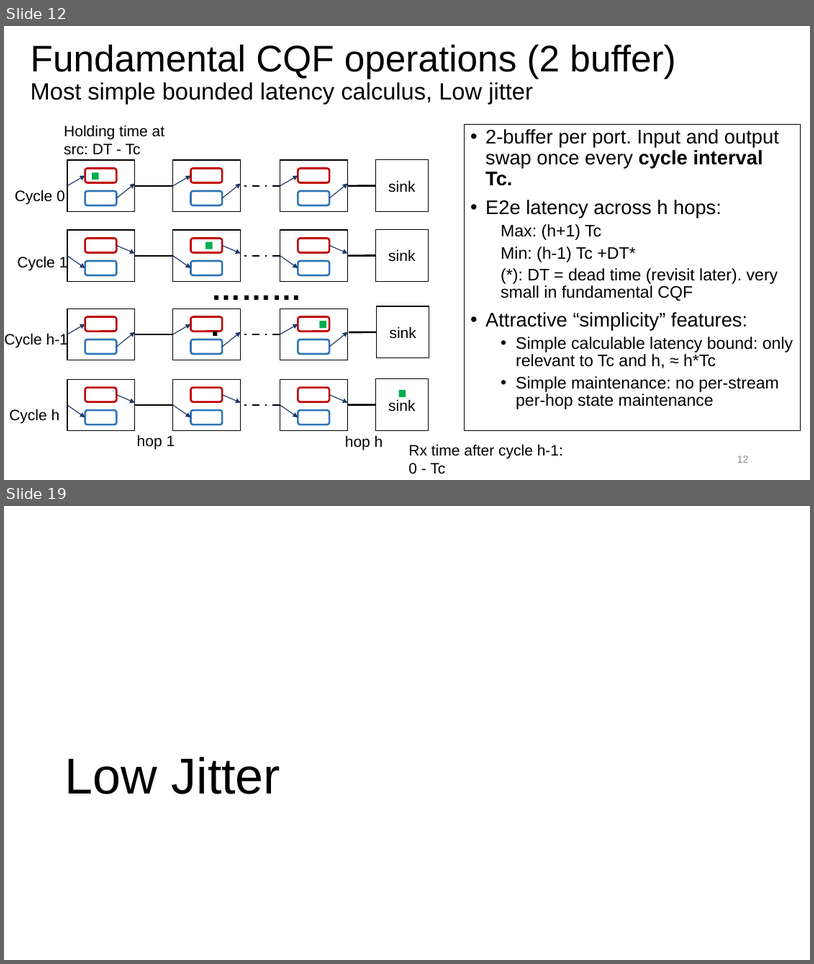
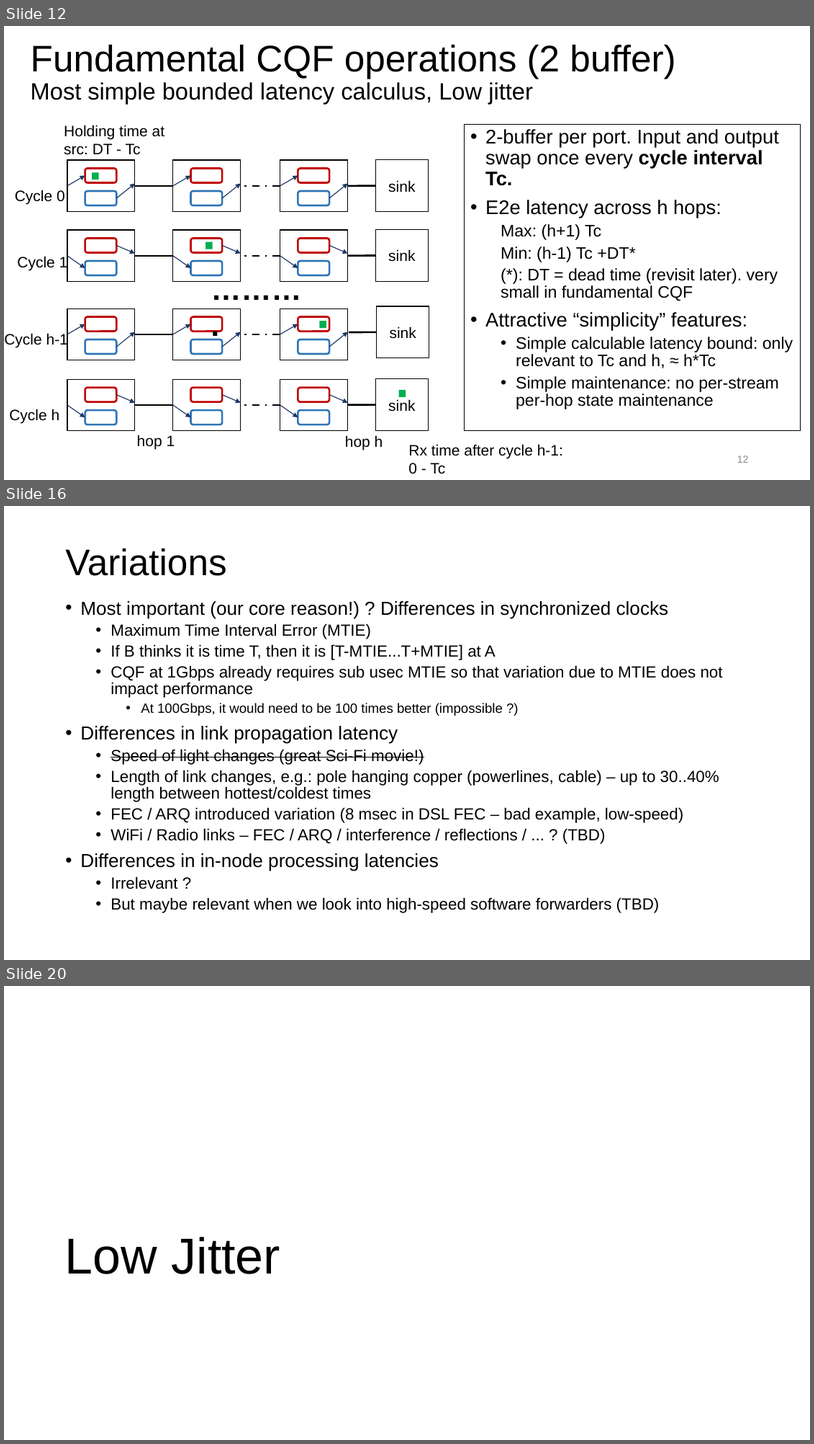
Before and after one commit to toerless/detnet, a slide deck: tcqf-slides.pptx. Shown one above the other, each under a label of ours: slides 12 and 19 before the commit, slides 12, 16 and 20 after it; the slides between them are not shown. The pictures are 814x964 and 814x1444 pixels, drawn with LibreOffice and Linux fonts; fonts in the diff are those of the drawing. Boxes give left, top, right and bottom in pixels: in the first picture for what was removed or moved away, otherwise in the second. Text is boxed around its words. In the diff, an @@ line names an element or a change of style, - is before the commit and + after.

```diff
--- a/tcqf-slides.pptx
+++ b/tcqf-slides.pptx
@@ slide 16 added at box(4, 506, 810, 960), background #FFFFFF @@
@@ title added at box(65, 548, 226, 576), 44 pt, text #000000 @@
+Variations
@@ text added at box(80, 601, 723, 913), 19.2 pt, text #000000 @@
+• Most important (our core reason!) ? Differences in synchronized clocks
+  • Maximum Time Interval Error (MTIE)
+  • If B thinks it is time T, then it is [T-MTIE...T+MTIE] at A
+  • CQF at 1Gbps already requires sub usec MTIE so that variation due to MTIE does not impact performance
+    • At 100Gbps, it would need to be 100 times better (impossible ?)
+• Differences in link propagation latency
+  • Speed of light changes (great Sci-Fi movie!)
+  • Length of link changes, e.g.: pole hanging copper (powerlines, cable) – up to 30..40% length between hottest/coldest times
+  • FEC / ARQ introduced variation (8 msec in DSL FEC – bad example, low-speed)
+  • WiFi / Radio links – FEC / ARQ / interference / reflections / ... ? (TBD)
+• Differences in in-node processing latencies
+  • Irrelevant ?
+  • But maybe relevant when we look into high-speed software forwarders (TBD)
@@ what was slide 19 is now slide 20 @@
```
Also in this commit, not shown: 9 slides changed, 4 other slides added.
